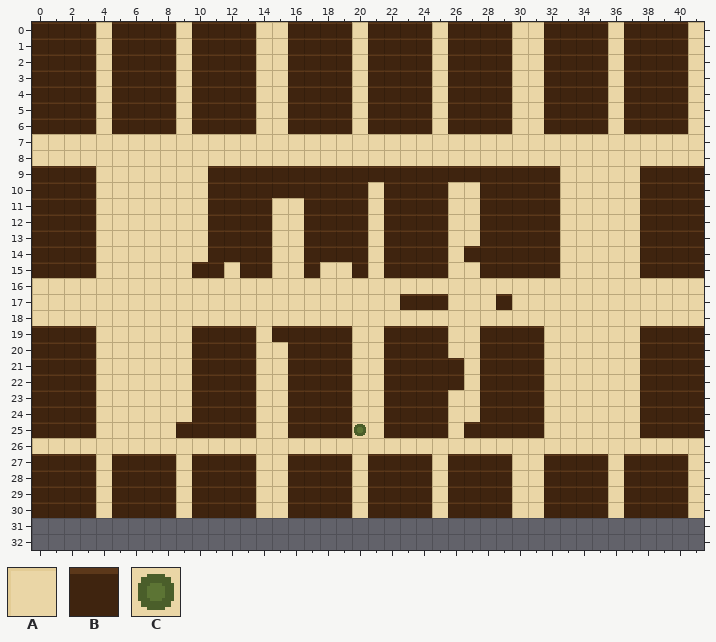
Two states of a Tiled map (JSON), maps/oldtown.tmj. Above: the version before the commit.
Cells are 16x16 px. Shown: x 0..41, y 0..32. The old version is drawn lined up with the new one.
Key: from "draft": A 0, B 1, C 3.
_ is an empty cell.
Layer "ground" before, first column x 0:
 0 BBBBABBBBABBBBAABBBBABBBBABBBBAABBBBABBBBA
 1 BBBBABBBBABBBBAABBBBABBBBABBBBAABBBBABBBBA
 2 BBBBABBBBABBBBAABBBBABBBBABBBBAABBBBABBBBA
 3 BBBBABBBBABBBBAABBBBABBBBABBBBAABBBBABBBBA
 4 BBBBABBBBABBBBAABBBBABBBBABBBBAABBBBABBBBA
 5 BBBBABBBBABBBBAABBBBABBBBABBBBAABBBBABBBBA
 6 BBBBABBBBABBBBAABBBBABBBBABBBBAABBBBABBBBA
 7 AAAAAAAAAAAAAAAAAAAAAAAAAAAAAAAAAAAAAAAAAA
 8 AAAAAAAAAAAAAAAAAAAAAAAAAAAAAAAAAAAAAAAAAA
 9 BBBBAAAAAAABBBBBBBBBBBBBBBBBBBBBBAAAAABBBB
10 BBBBAAAAAAABBBBBBBBBBABBBBAABBBBBAAAAABBBB
11 BBBBAAAAAAABBBBAABBBBABBBBAABBBBBAAAAABBBB
12 BBBBAAAAAAABBBBAABBBBABBBBAABBBBBAAAAABBBB
13 BBBBAAAAAAABBBBAABBBBABBBBAABBBBBAAAAABBBB
14 BBBBAAAAAAABBBBAABBBBABBBBABBBBBBAAAAABBBB
15 BBBBAAAAAABBABBAABAABABBBBAABBBBBAAAAABBBB
16 AAAAAAAAAAAAAAAAAAAAAAAAAAAAAAAAAAAAAAAAAA
17 AAAAAAAAAAAAAAAAAAAAAAABBBAAABAAAAAAAAAAAA
18 AAAAAAAAAAAAAAAAAAAAAAAAAAAAAAAAAAAAAAAAAA
19 BBBBAAAAAABBBBABBBBBAABBBBAABBBBAAAAAABBBB
20 BBBBAAAAAABBBBAABBBBAABBBBAABBBBAAAAAABBBB
21 BBBBAAAAAABBBBAABBBBAABBBBBABBBBAAAAAABBBB
22 BBBBAAAAAABBBBAABBBBAABBBBBABBBBAAAAAABBBB
23 BBBBAAAAAABBBBAABBBBAABBBBAABBBBAAAAAABBBB
24 BBBBAAAAAABBBBAABBBBAABBBBAABBBBAAAAAABBBB
25 BBBBAAAAABBBBBAABBBBCABBBBABBBBBAAAAAABBBB
26 AAAAAAAAAAAAAAAAAAAAAAAAAAAAAAAAAAAAAAAAAA
27 BBBBABBBBABBBBAABBBBABBBBABBBBAABBBBABBBBA
28 BBBBABBBBABBBBAABBBBABBBBABBBBAABBBBABBBBA
29 BBBBABBBBABBBBAABBBBABBBBABBBBAABBBBABBBBA
30 BBBBABBBBABBBBAABBBBABBBBABBBBAABBBBABBBBA
31 __________________________________________
32 __________________________________________
Once edited:
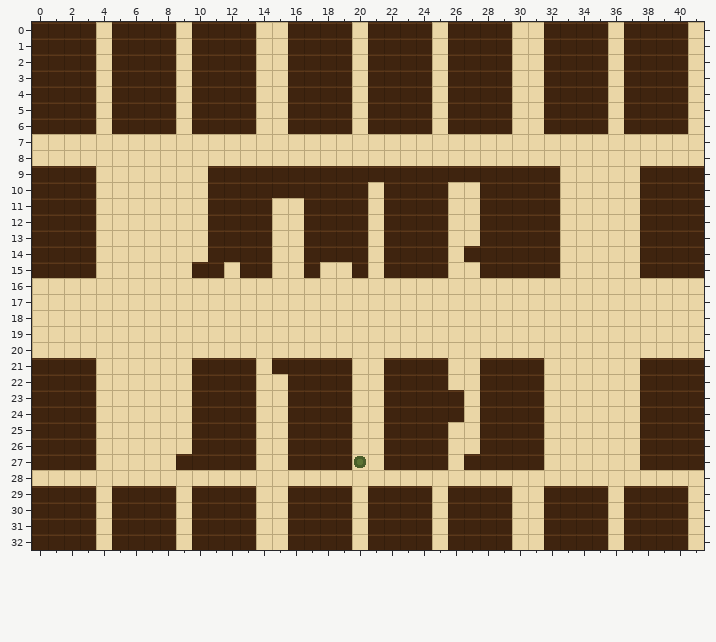
Change:
map size 42x31 -> 42x33 cells
Layer "ground":
y 17: x 23..25 BBB -> AAA; x 29 B -> A
y 19: x 0..3 BBBB -> AAAA; x 10..13 BBBB -> AAAA; x 15..19 BBBBB -> AAAAA; x 22..25 BBBB -> AAAA; x 28..31 BBBB -> AAAA; x 38..41 BBBB -> AAAA
y 20: x 0..3 BBBB -> AAAA; x 10..13 BBBB -> AAAA; x 16..19 BBBB -> AAAA; x 22..25 BBBB -> AAAA; x 28..31 BBBB -> AAAA; x 38..41 BBBB -> AAAA
y 21: x 15 A -> B; x 26 B -> A
y 22: x 26 B -> A
y 23..24: x 26 A -> B
y 25: x 9 B -> A; x 20 C -> A; x 27 B -> A
y 26: x 0..3 AAAA -> BBBB; x 10..13 AAAA -> BBBB; x 16..19 AAAA -> BBBB; x 22..25 AAAA -> BBBB; x 28..31 AAAA -> BBBB; x 38..41 AAAA -> BBBB
y 27: x 5..9 BBBBA -> AAAAB; x 20..21 AB -> CA; x 25..26 AB -> BA; x 30..35 AABBBB -> BBAAAA; x 37 B -> A; x 41 A -> B
y 28: x 0..3 BBBB -> AAAA; x 5..8 BBBB -> AAAA; x 10..13 BBBB -> AAAA; x 16..19 BBBB -> AAAA; x 21..24 BBBB -> AAAA; x 26..29 BBBB -> AAAA; x 32..35 BBBB -> AAAA; x 37..40 BBBB -> AAAA
y 31..32: x 0..41 __________________________________________ -> BBBBABBBBABBBBAABBBBABBBBABBBBAABBBBABBBBA
